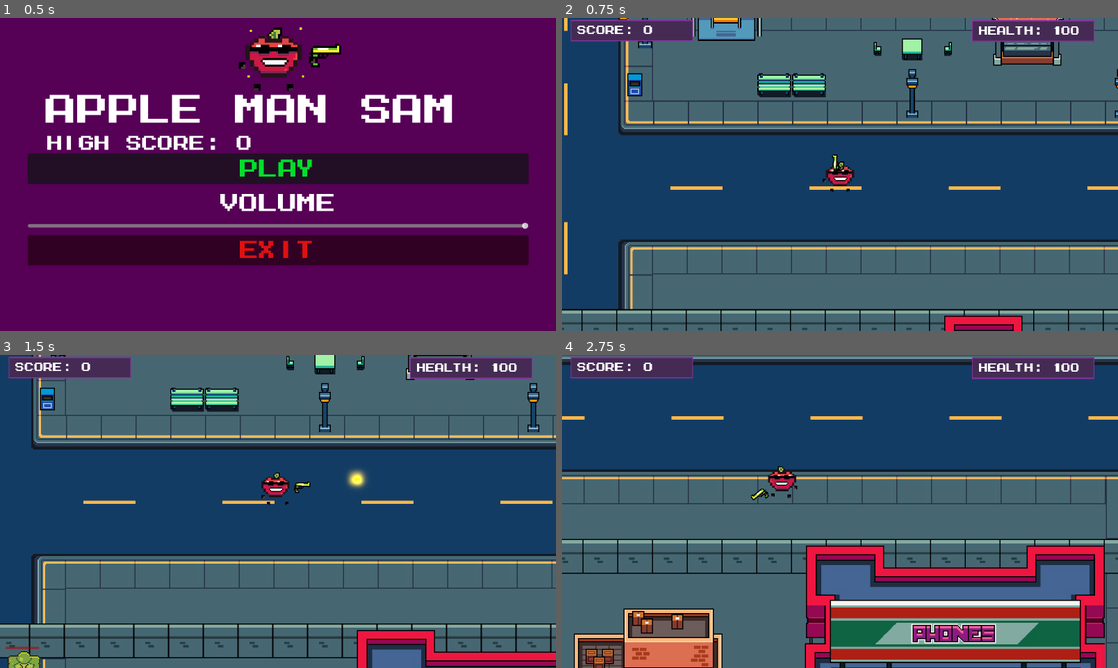
Above: before the commit, frames 1-4 (two rows, left to right).
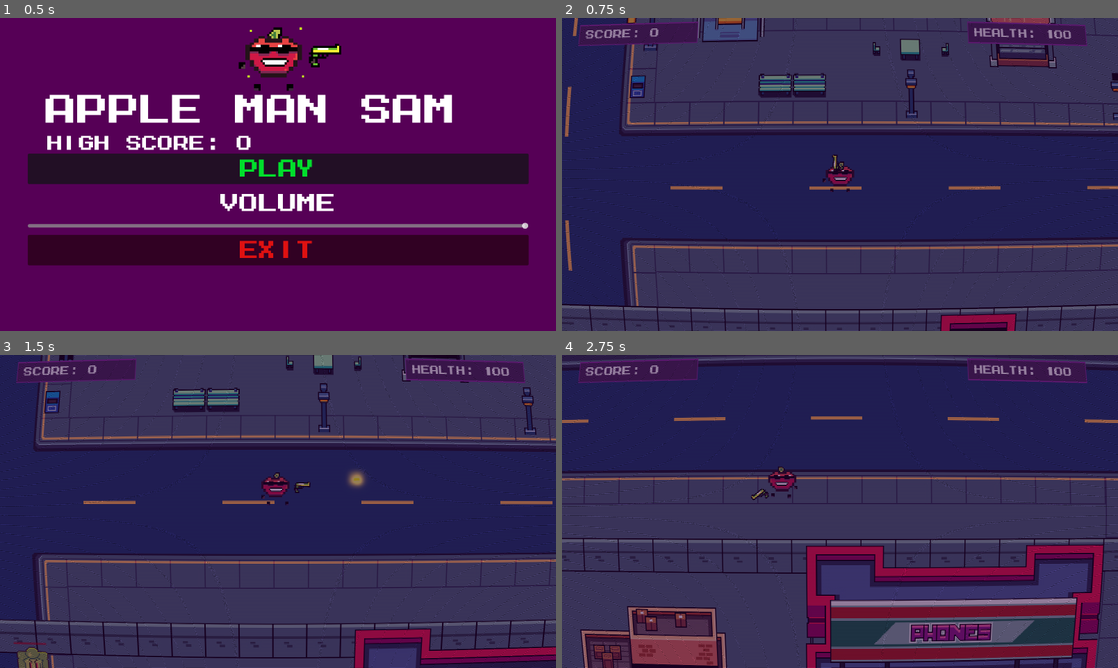
Above: after the commit, the same moments.

Repository: George-Nizor/Apple-Man-Sam
Game: Godot game, scene res://Scenes/Menus/main_menu.tscn
Two runs of this game, one before a commit and one after it. Both use one fixed random seed, a clock stepped at 60 frames per second and the inputs below. Sound files missing from this copy of the repository are replaced by a short silence.
Inputs (mouse positions are in pixels of both pictures, inside the frame that each line leads up to):
- Up to frame 1 (0.5 s): no input
- Up to frame 2 (0.75 s): click "Play" at 0.5 s
- Up to frame 3 (1.5 s): move the mouse to (400, 495) at 1.27 s; hold D (right) from 1.28 s (still down); click (400, 495) at 1.35 s
- Up to frame 4 (2.75 s): move the mouse to (728, 527) at 2.02 s; release D (right) at 2.03 s; hold S (down) from 2.03 s (still down); click (728, 527) at 2.1 s

Frame 1 is identical in both runs. In frame 2, 96% of the frame differs, in the area x 0-100%, y 0-100%; in frame 3, 96%; in frame 4, 96%.

Commit message:
Experimenting with Shaders - pause menu bugged but looking cool

Diff:
--- a/top-down-v2/Scenes/Levels/Main_Level.tscn
+++ b/top-down-v2/Scenes/Levels/Main_Level.tscn
@@ -12,6 +12,7 @@
 [ext_resource type="Script" path="res://Scenes/Levels/ground.gd" id="7_h6gmj"]
 [ext_resource type="AudioStream" uid="uid://wcwky31x2lc3" path="res://Assets/Sounds/Music/Game_Track.mp3" id="8_2dhog"]
 [ext_resource type="Script" path="res://Scenes/Levels/power_up_spawners.gd" id="11_7ci24"]
+[ext_resource type="Shader" path="res://Shaders/screen_effect.gdshader" id="13_85qca"]
 
 [sub_resource type="ShaderMaterial" id="ShaderMaterial_o1nnt"]
 shader = ExtResource("2_18eth")
@@ -35,6 +36,20 @@
 background_mode = 3
 glow_enabled = true
 volumetric_fog_enabled = true
+
+[sub_resource type="ShaderMaterial" id="ShaderMaterial_o6rqo"]
+shader = ExtResource("13_85qca")
+shader_parameter/crt_curve = 0.02
+shader_parameter/crt_scan_line_intensity = 0.417
+shader_parameter/brightness = 0.885
+shader_parameter/neon_tint = Vector3(0.7, 0, 1)
+shader_parameter/rf_switch_esque_blur = 0.0
+shader_parameter/white_noise_rate = 0.0
+shader_parameter/crt_line_distortion = 0.078
+
+[sub_resource type="QuadMesh" id="QuadMesh_yg3de"]
+size = Vector2(1280, 720)
+center_offset = Vector3(640, 360, 0)
 
 [node name="Test_Level" type="Node2D"]
 y_sort_enabled = true
@@ -169,5 +184,9 @@
 text = "GAME OVER
    CUNT"
 
+[node name="MeshInstance2D" type="MeshInstance2D" parent="UI"]
+material = SubResource("ShaderMaterial_o6rqo")
+mesh = SubResource("QuadMesh_yg3de")
+
 [connection signal="timeout" from="Spawners/SpawnTimer" to="Spawners" method="_on_spawn_timer_timeout"]
 [connection signal="timeout" from="Power_Up_Spawners/Power_Up_timer" to="Power_Up_Spawners" method="_on_power_up_timer_timeout"]
--- /dev/null
+++ b/top-down-v2/Shaders/screen_effect.gdshader
@@ -0,0 +1,51 @@
+shader_type canvas_item;
+
+// Screen
+uniform sampler2D screen_texture : hint_screen_texture;
+
+// CRT curvature
+uniform float crt_curve : hint_range(0.0, 1.0) = 0.02;
+// Scan line intensity
+uniform float crt_scan_line_intensity : hint_range(0.0, 1.0) = 0.6;
+// Brightness
+uniform float brightness : hint_range(0.0, 2.0) = 1.2;
+// Purple neon tint
+uniform vec3 neon_tint = vec3(0.3, 0.0, 0.6); // Less intense purple
+// RF Blur
+uniform float rf_switch_esque_blur : hint_range(0.0, 1.0) = 0.3;
+// White noise
+uniform float white_noise_rate : hint_range(0.0, 1.0) = 0.1;
+// Horizontal distortion factor for CRT lines
+uniform float crt_line_distortion : hint_range(0.0, 1.0) = 0.05;
+
+// Random noise function
+float random(vec2 pos) {
+	return fract(sin(dot(pos, vec2(12.9898, 78.233))) * 43758.5453);
+}
+
+void fragment() {
+	// CRT curvature adjustment
+	vec2 crt_curve_shift = (vec2(1.0, 1.0) - sin(UV.yx * PI)) * crt_curve;
+	vec2 crt_curve_scale = vec2(1.0, 1.0) + crt_curve_shift * 2.0;
+	vec2 fixed_uv = SCREEN_UV * crt_curve_scale - crt_curve_shift;
+
+	// Get texture color with curvature and RF blur
+	vec3 color = texture(screen_texture, fixed_uv).rgb;
+	color = mix(color, vec3(0.0), rf_switch_esque_blur * 0.5);
+
+	// White noise effect
+	float white_noise = random(fixed_uv + vec2(sin(TIME * 0.5), cos(TIME * 0.3)));
+	color = mix(color, vec3(white_noise), white_noise_rate);
+
+	// Add purple neon tint (reduced intensity)
+	color = mix(color, neon_tint, 0.2); // Reduced blend factor to make purple less dominant
+
+	// Horizontal scan lines (thicker and distorted)
+	float line_pos = fixed_uv.y / SCREEN_PIXEL_SIZE.y + random(fixed_uv) * crt_line_distortion;
+	float scan_line = mod(line_pos, 4.0) < 2.0 ? crt_scan_line_intensity : 1.0;
+	color *= vec3(scan_line);
+
+	// Final color
+	COLOR.rgb = color * brightness;
+	COLOR.a = 1.0;
+}
Not shown: 1 places in top-down-v2/Scenes/Levels/Main_Level.tscn that only renumber resources
